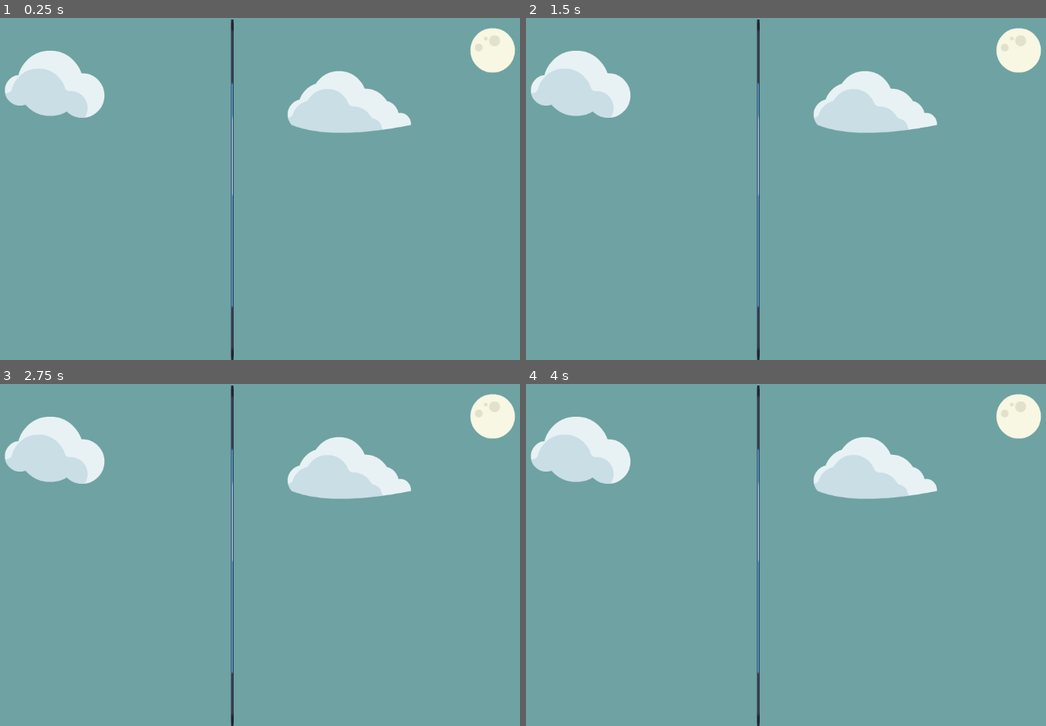
Above: before the commit, frames 1-4 (two rows, left to right).
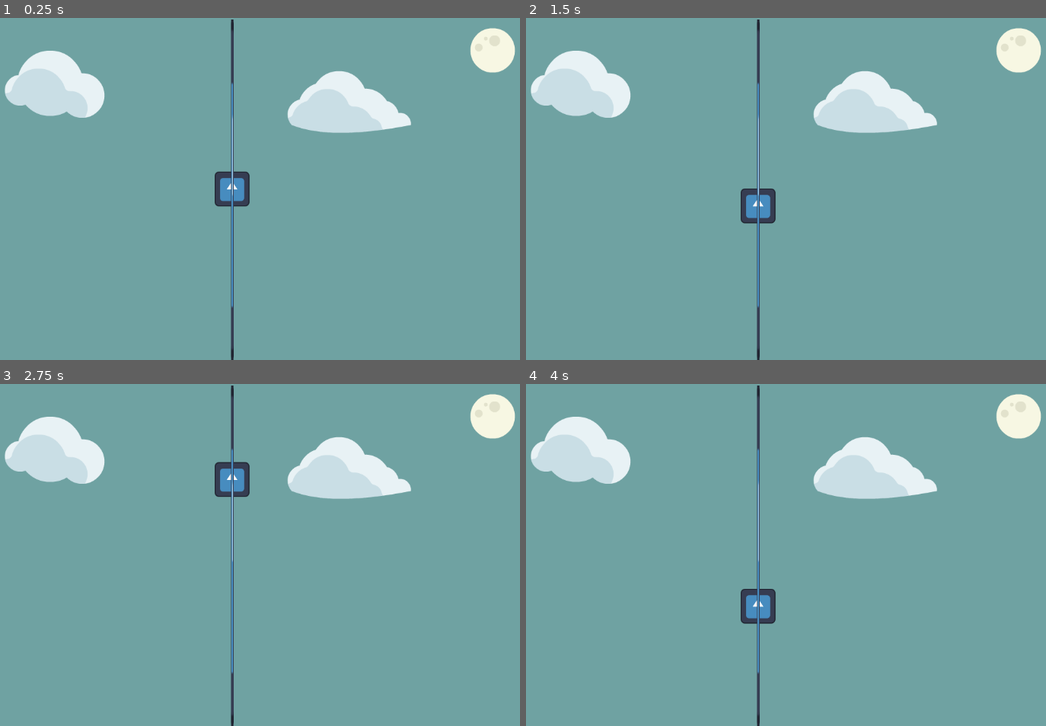
Above: after the commit, the same moments.

Repository: JohannesLadurner/OneButtonGame
Game: Godot game, scene res://scenes/world.tscn
Two runs of this game, one before a commit and one after it. Both use one fixed random seed, a clock stepped at 60 frames per second and the inputs below. This scene is started directly instead of the project's main scene. The engine's default icon, where the game draws it, is replaced by a stand-in: a white triangle on a blue panel in a dark square.
Inputs (mouse positions are in pixels of both pictures, inside the frame that each line leads up to):
- Up to frame 1 (0.25 s): no input
- Up to frame 2 (1.5 s): tap Enter at 0.5 s; move the mouse to (890, 171) at 0.52 s; tap Space at 1.25 s; move the mouse to (635, 206) at 1.27 s
- Up to frame 3 (2.75 s): tap Enter at 2 s; move the mouse to (291, 479) at 2.02 s
- Up to frame 4 (4 s): tap Space at 2.75 s; move the mouse to (728, 623) at 2.77 s; tap Enter at 3.5 s; move the mouse to (942, 606) at 3.52 s

The runs differ from the first frame. In frame 1, 0.6% of the frame differs, in the area x 41-49%, y 44-56%; in frame 2, 0.6%; in frame 3, 0.6%; in frame 4, 0.6%.
Error in both runs: Invalid type in function '_generate_data_points' in base 'Node2D (world.gd)'. Cannot convert argument 1 from Nil to Array. (res://scenes/world.gd:21)

Commit message:
feat: Add player Scene
y-axis works fine but x-axis not lol

Diff:
--- /dev/null
+++ b/Player.gd
@@ -0,0 +1,12 @@
+extends Node2D
+
+
+# Called when the node enters the scene tree for the first time.
+func _ready():
+	pass # Replace with function body.
+
+
+# Called every frame. 'delta' is the elapsed time since the previous frame.
+func _process(delta):
+	var mouse_position = get_viewport().get_mouse_position()
+	position.y = mouse_position.y
--- /dev/null
+++ b/player.tscn
@@ -0,0 +1,11 @@
+[gd_scene load_steps=3 format=3 uid="uid://dvrjb7ialos74"]
+
+[ext_resource type="Script" path="res://Player.gd" id="1_av2vw"]
+[ext_resource type="Texture2D" uid="uid://cx6okvb4g4drv" path="res://icon.svg" id="2_kgb2w"]
+
+[node name="Player" type="Node2D"]
+script = ExtResource("1_av2vw")
+
+[node name="Sprite2D" type="Sprite2D" parent="."]
+scale = Vector2(0.515625, 0.515625)
+texture = ExtResource("2_kgb2w")
--- a/scenes/world.tscn
+++ b/scenes/world.tscn
@@ -1,15 +1,19 @@
-[gd_scene load_steps=7 format=3 uid="uid://b5e66h1lmbkyg"]
+[gd_scene load_steps=8 format=3 uid="uid://b5e66h1lmbkyg"]
 
 [ext_resource type="Script" path="res://scenes/world.gd" id="1_256xi"]
-[ext_resource type="Texture2D" uid="uid://bxwxjk381b4ir" path="res://icon.svg" id="2_g3lia"]
-[ext_resource type="Texture2D" uid="uid://cyoq01ne448v2" path="res://background/cloud1.png" id="3_p6kh4"]
-[ext_resource type="Texture2D" uid="uid://ccw7iscs7tqex" path="res://background/cloud7.png" id="4_7xwx3"]
-[ext_resource type="Texture2D" uid="uid://bvmd0w7fosmr2" path="res://background/moon_full.png" id="5_q7r6a"]
+[ext_resource type="Texture2D" uid="uid://cx6okvb4g4drv" path="res://icon.svg" id="2_g3lia"]
+[ext_resource type="PackedScene" uid="uid://dvrjb7ialos74" path="res://player.tscn" id="2_k83xy"]
+[ext_resource type="Texture2D" uid="uid://h4qvh0ekqhyn" path="res://background/cloud1.png" id="3_p6kh4"]
+[ext_resource type="Texture2D" uid="uid://d076ilt7dxkiu" path="res://background/cloud7.png" id="4_7xwx3"]
+[ext_resource type="Texture2D" uid="uid://dsn4n2713gcgl" path="res://background/moon_full.png" id="5_q7r6a"]
 
 [sub_resource type="CanvasTexture" id="CanvasTexture_48cen"]
 
 [node name="World" type="Node2D"]
 script = ExtResource("1_256xi")
+
+[node name="Player" parent="." instance=ExtResource("2_k83xy")]
+position = Vector2(575, 324)
 
 [node name="AudioStreamPlayer" type="AudioStreamPlayer" parent="."]
 autoplay = true
